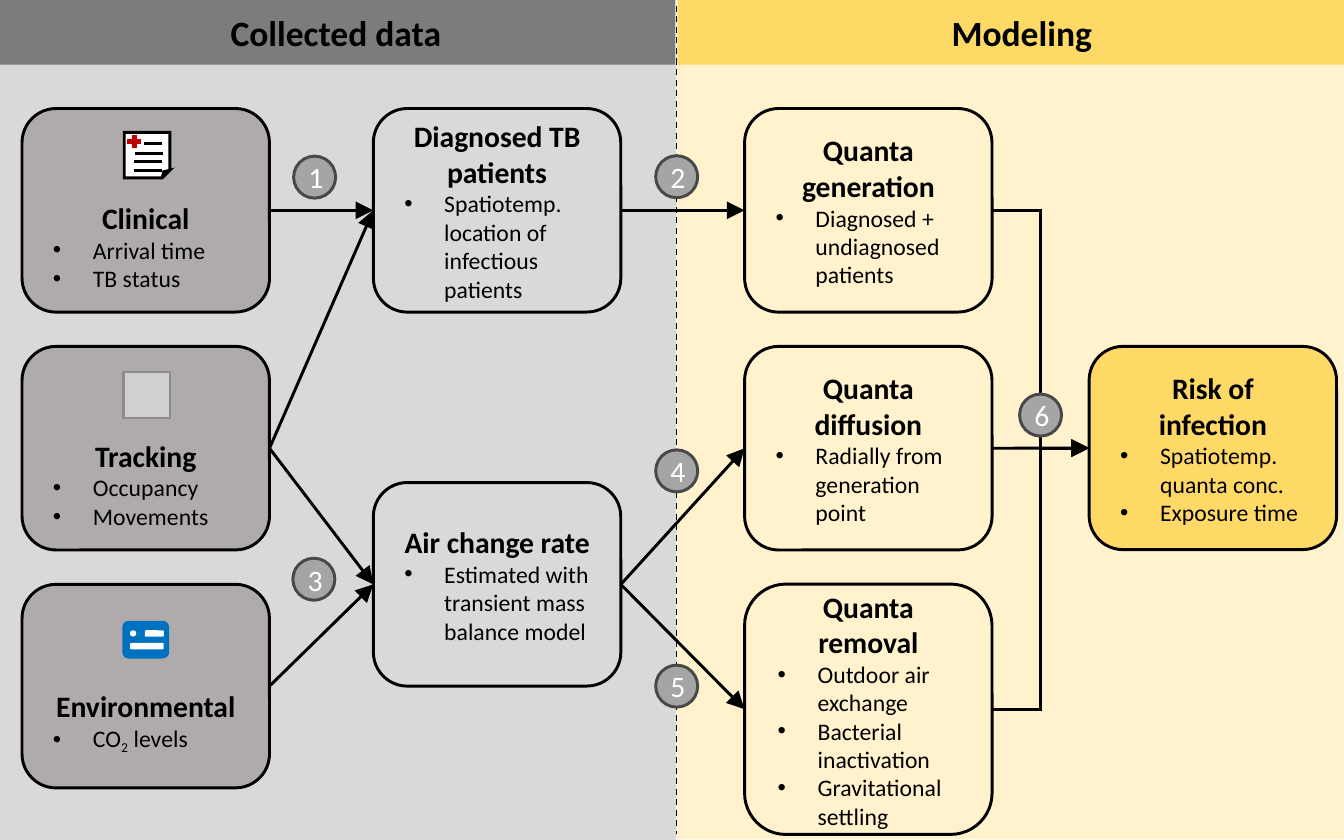
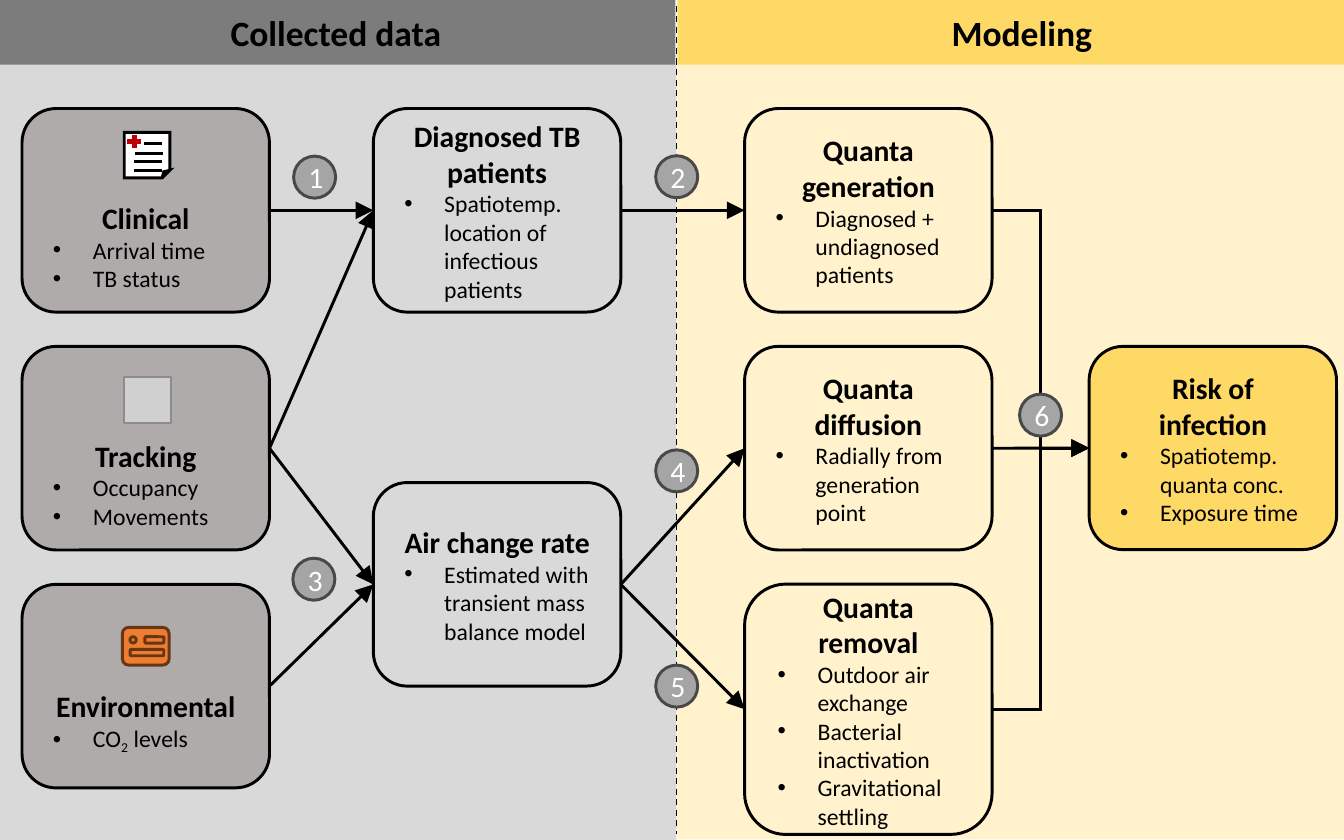
Before and after one commit to nbanho/clinic-transmission, a slide deck: slide 1 of doc/model-flow-chart.pptx. Drawn at 1344x840 pixels with LibreOffice and Linux fonts; fonts in the diff are those of the drawing; grey boxes stand for pictures. Boxes give left, top, right and bottom in pixels: in the first picture for what was removed or moved away, otherwise in the second. Text is boxed around its words. In the diff, an @@ line names an element or a change of style, - is before the commit and + after.

```diff
--- a/doc/model-flow-chart.pptx
+++ b/doc/model-flow-chart.pptx
@@ rounded rectangle at box(122, 627, 169, 666): fill #0070C0 to #ED7D31; outline none to #683715 1 pt @@
@@ 3 rounded rectangles, 1 picture, 1 ellipse: place and size @@
-3 rounded rectangles, 1 picture, 1 ellipse at box(122, 371, 171, 659)
+3 rounded rectangles, 1 picture, 1 ellipse at box(122, 378, 171, 666)
@@ fill #FFFFFF to #ED7D31; outline none to #683715 1 pt in 3 elements at box(130, 636, 137, 642), box(145, 636, 164, 642), box(130, 649, 164, 655) @@
```
Also in this commit, not shown: 6 other files.
